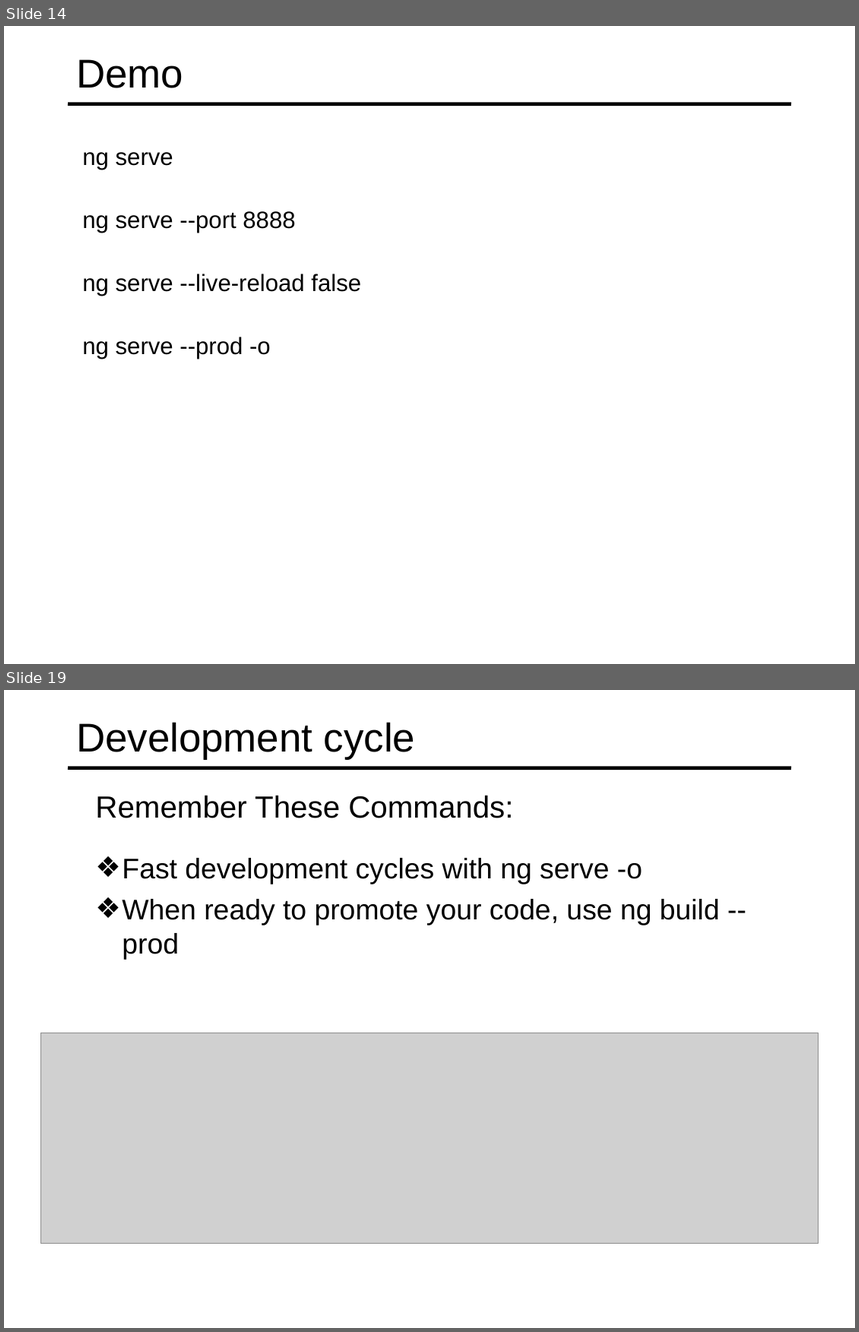
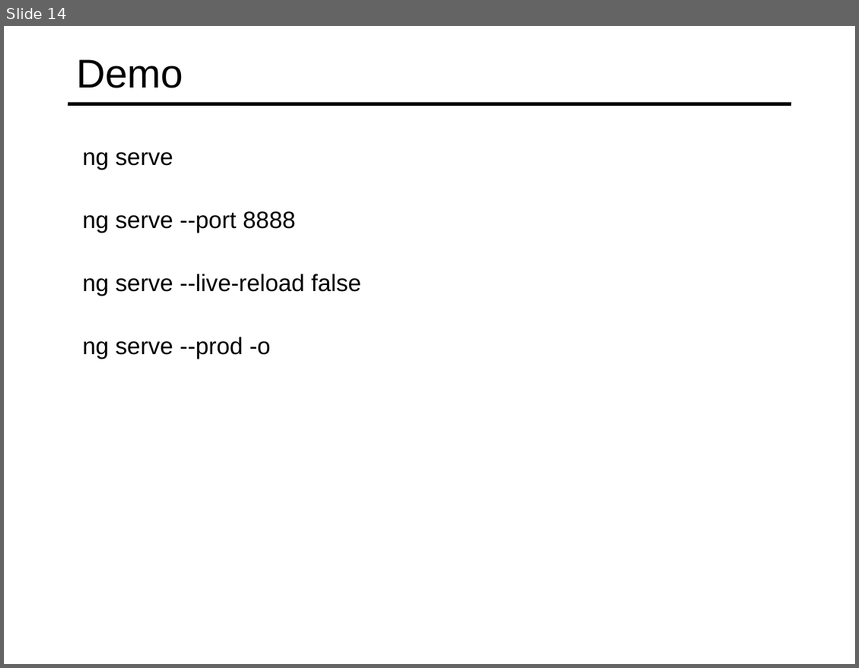
Before and after one commit to specter01wj/Jago_Link_Training, a slide deck: Angular/Angular7/Angular CLI/7.Running Unit and End to End Tests/L7_Running Unit and End to End Tests.ppt. Shown one above the other, each under a label of ours: slides 14 and 19 before the commit, slide 14 after it; the slides between them are not shown. The pictures are 859x1332 and 859x668 pixels, drawn with LibreOffice and Linux fonts; fonts in the diff are those of the drawing; grey boxes stand for pictures. Boxes give left, top, right and bottom in pixels: in the first picture for what was removed or moved away, otherwise in the second. Text is boxed around its words. In the diff, an @@ line names an element or a change of style, - is before the commit and + after.

```diff
--- a/Angular/Angular7/Angular CLI/7.Running Unit and End to End Tests/L7_Running Unit and End to End Tests.ppt
+++ b/Angular/Angular7/Angular CLI/7.Running Unit and End to End Tests/L7_Running Unit and End to End Tests.ppt
@@ slide 19 removed at [4,690,855,1328], background #FFFFFF; not listed: 1 template element that a slide beside it also shows @@
@@ title removed at [76,722,415,760] @@
-Development cycle
@@ text removed at [95,795,513,818] @@
-  Remember These Commands:
@@ text removed at [122,858,720,960] @@
-  ❖ Fast development cycles with ng serve -o
-  ❖ When ready to promote your code, use ng build --prod
@@ picture removed at [40,1033,819,1243] @@
```
Also in this commit, not shown: 2 slides changed, 4 slides added, 8 other slides removed.
